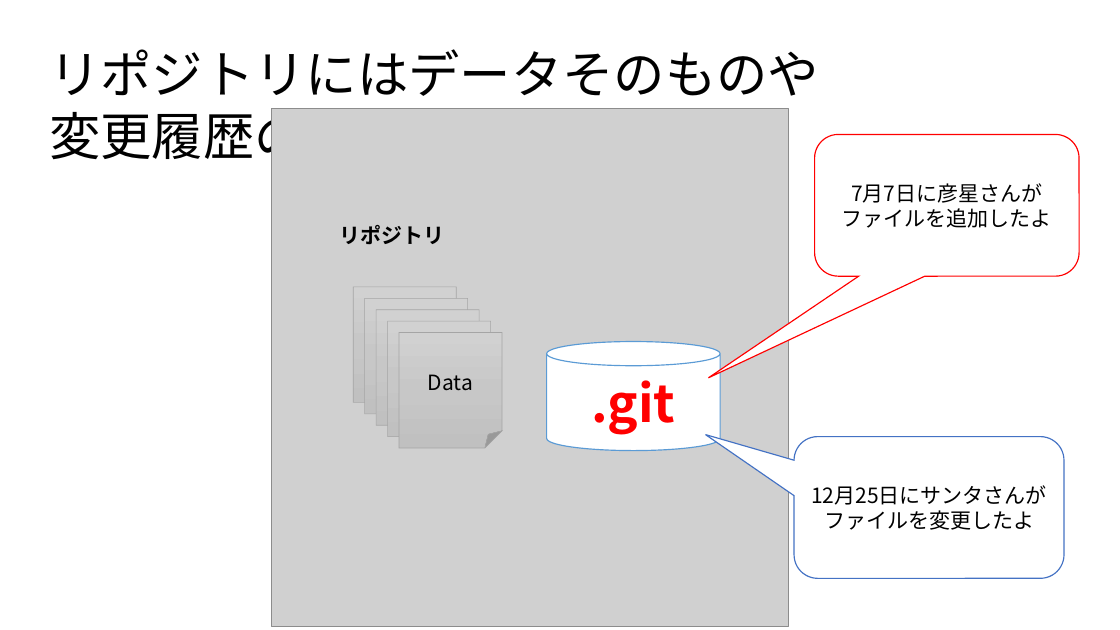
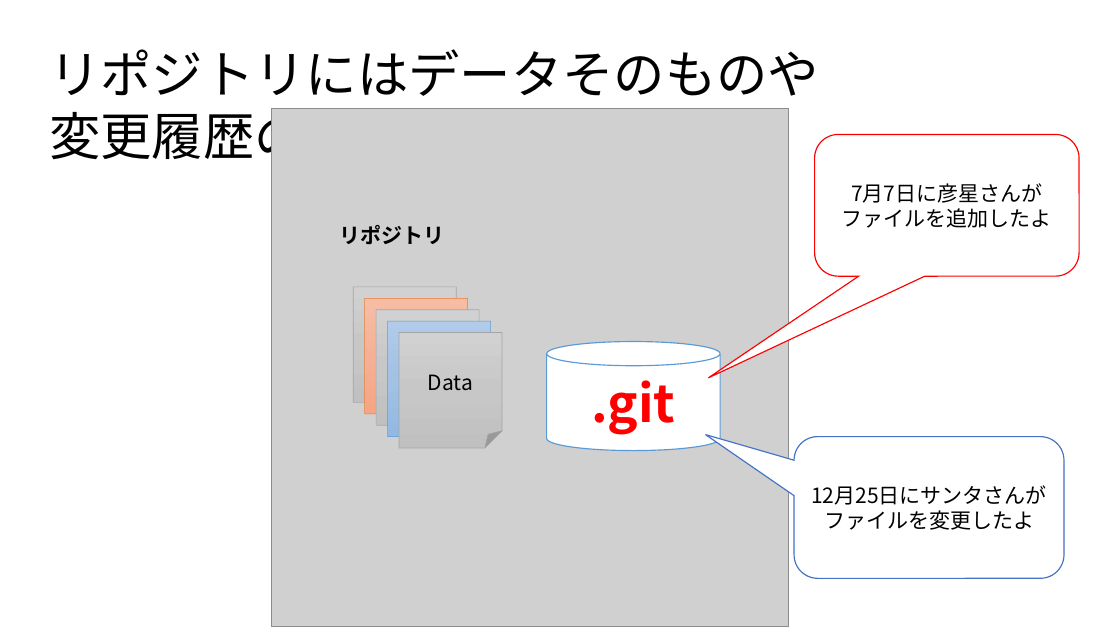
Before and after one commit to syalpon/GITS, a slide deck: slide 5 of git.pptx. Drawn at 1120x630 pixels with LibreOffice and Linux fonts; fonts in the diff are those of the drawing; grey boxes stand for pictures. Boxes give left, top, right and bottom in pixels: in the first picture for what was removed or moved away, otherwise in the second. Text is boxed around its words. In the diff, an @@ line names an element or a change of style, - is before the commit and + after.

```diff
--- a/git.pptx
+++ b/git.pptx
@@ folded corner "Data1" at bbox=[365, 298, 468, 414]: fill gradient #D2D2D2 to #C8C8C8 to #C0C0C0 to gradient #F7BDA5 to #F5B196 to #F8A582; outline #A5A5A5 0.5 pt to #ED7D31 0.5 pt @@
@@ folded corner "Data1" at bbox=[387, 321, 491, 437]: fill gradient #D2D2D2 to #C8C8C8 to #C0C0C0 to gradient #B1CBE9 to #A3C1E5 to #93B9E4; outline #A5A5A5 0.5 pt to #5B9BD5 0.5 pt @@
```
Also in this commit, not shown: 8 other slides changed, 3 slides added, 1 other file.
